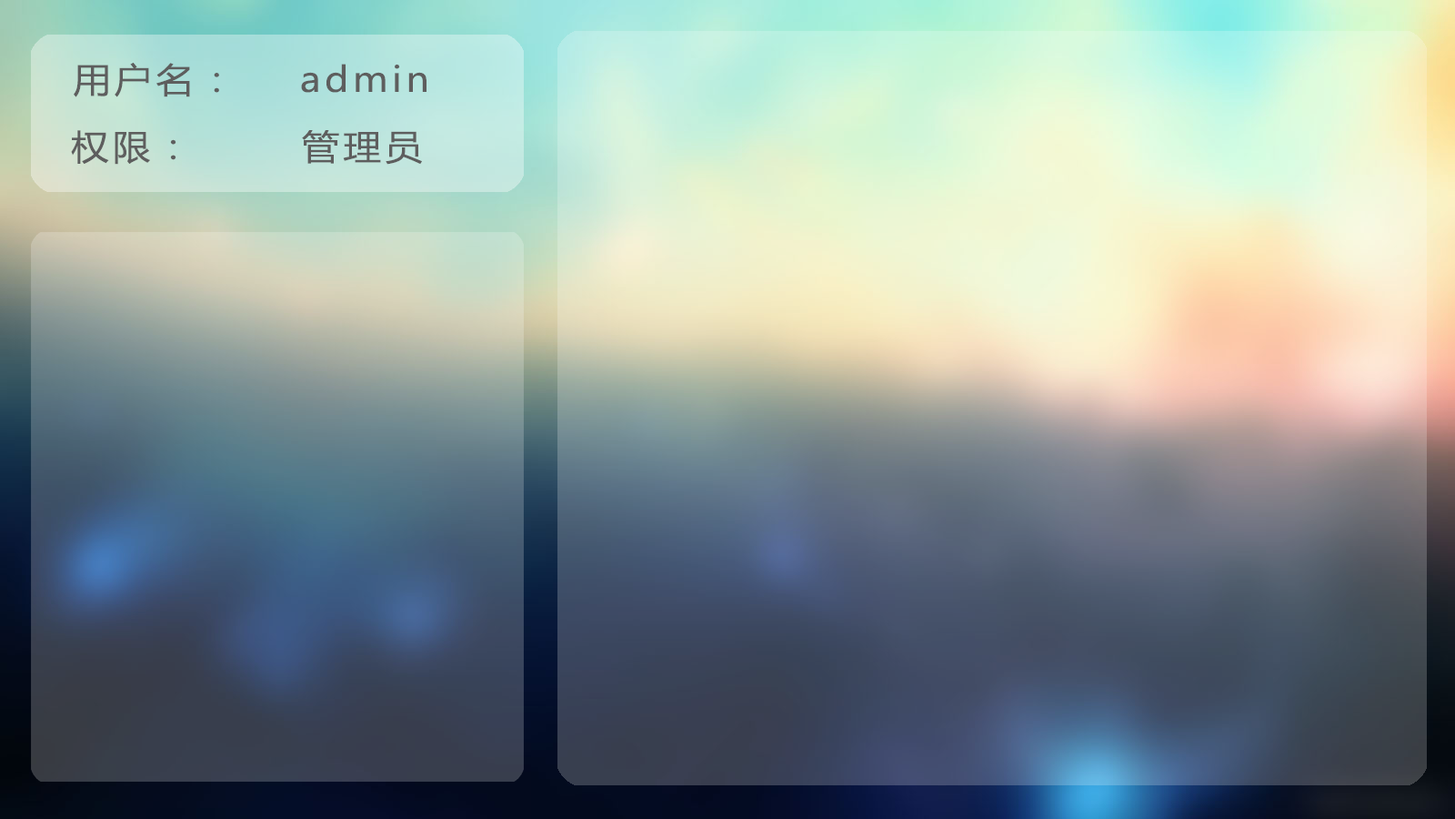
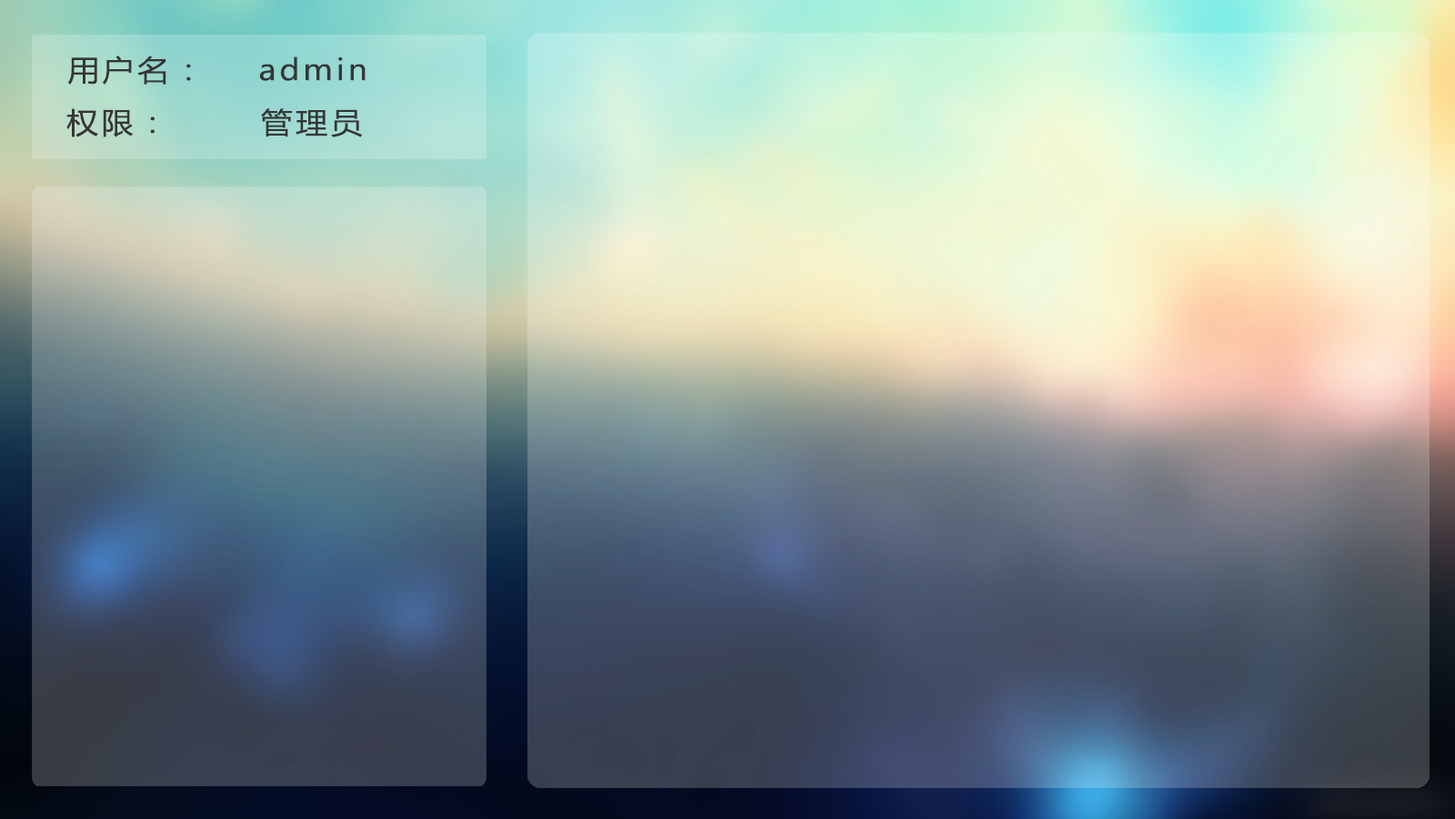
Two versions of the same layered image (1455x819). Layer-by-layer changes:
renamed "信息" to "info", moved it above "admin", painted on it over [30, 186, 524, 786]
painted on "admin" over [30, 34, 524, 192]
moved "表" above "权限： 管理员", painted on it over [527, 30, 1430, 788]
painted on "权限： 管理员" over [66, 108, 423, 165]
painted on "用户名： admin" over [68, 55, 427, 98]
